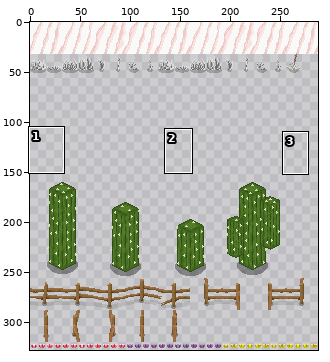
Sprite sheet: IdleCollector/Content/Textures/atlas.png. Above: a wide view before the commit, with the close-up outlined.
Close-up. As it was:
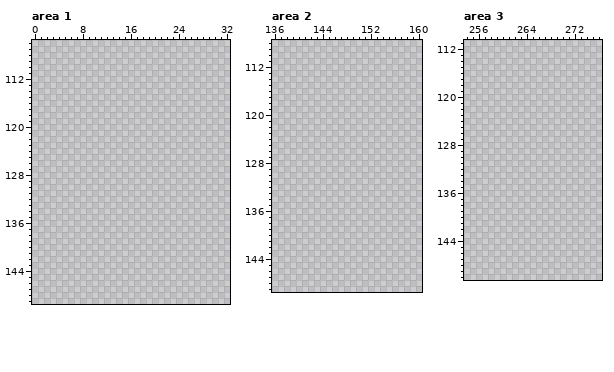
The file is 288x296 pixels. Colours within 5 levels of each other are drawn and written as one. Shown: area 1: x 0..32, y 106..149; area 2: x 136..160, y 108..149; area 3: x 254..276, y 111..150. The old version is drawn lined up with the new one. The commit also changed other parts of the picture, which this record leaves out.
Palette (. is transparent): 
Now the later version:
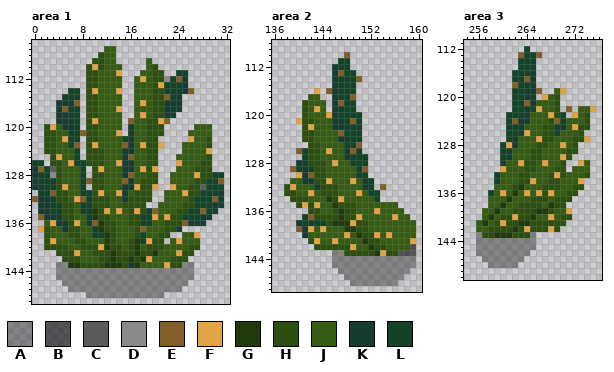
Colours new in this view: A #0000005b  B #00000096  C #5b5b5b  D #898989  E #825f29  F #e2a444  G #213a0c  H #2c4e0e  J #365c13  K #173d31  L #134429
Edits made:
canvas 288x296 -> 288x328; drawings rearranged on the sheet (the old picture shows each at its new place; 9 dropped ones are not shown)
Changed rows in their new state; - is an unchanged pixel.
Area 1:
first column x 0:
107 ------------JJ------------------
108 -----------HJJ------------------
109 ----------HHJJ-----J------------
110 ---------HFHJJJ----JH-----------
111 ---------HHJJJF---JJHH--LL------
112 ---------HHJJJJ--JFJHHDLEK------
113 ---------HHJJJJ--JJJHFLLLK------
114 ------LL-HFJJJF--JJJHHLLLKE-----
115 -----LLL-HHJJJJ--JJJHHELK-------
116 ----KKLE-HHJJJJ--JFJHHKKK-------
117 ----KELL-HHJJJF--JJJHHKKK-------
118 ----KKLL-HHJJJJ--JFJHHKK--------
119 ----KKKL-HFJJJJ-EJJHHFE---------
120 --HFJKKL-HHJJJJ-LJJHHH-----JJJ--
121 --HHJJKLEHHJJJF-KJJHHH----JJJJ--
122 --HHJFLL-HHJJJJLKJJHH-----FJJH--
123 --HHJJLE-HFJJJJEKJFHHF---JJJJH--
124 --HHJJJL-HHHJJJKKJJHH----JJJJF--
125 ---HFJJL-HHHJJJKEJJHH---JJJJJH--
126 LL-HHJFLLHHHJJFKKJJHH---FJJJHH--
127 KELCHJJJL-HFJJJKKJFHF---JJJHHH--
128 KLLDHJJJL-HHJJJKEJJHH--JJJJFHHLL
129 KLLLHJJJLEHHJJJEKJHHH--JJJJHHLLE
130 KKLLHFJJL-HHJJJKKFHHF--FJJHHCLLL
131 -KLEHHJJLLHFJJFKJHHH--JJJFHHLLLK
132 EKKLHHJFELHHHJJKHHHH--JJJJHLLLEK
133 -KKLLHHJLLHHHJJHHHH--JJJJHHLLLKK
134 -KKLLHHJLLGHFJFJHFHLEJJJHHLLELK-
135 -EKKKHHJJLGHHJJJHHLLFJFHHLLLKK--
136 --JFKKHFJLEGHHJJHHLLJJHHHEKKK---
137 -FHJJKHHJJLGHHJJJHEJJJHHK-------
138 --HJJJHHJJLLGHJJJHLJJHH--JJF----
139 --HFJJJHHJJJGHJJHGLFHH-JFJJJ----
140 --HHHHJJHHHFGHHJHGJHHHJJJJHH----
141 ----HHHFJJHHHGHHHGHHGJJJFHH-----
142 -----HHHJJJHHGHHGHGFJJJHHH------
143 ----AAGGHHHHGGGHKGJJJJFHHAA-----
144 ----AAAAAAAAAAAAAAAAAAAAAAA-----
145 ----AAAAAAAAAAAAAAAAAAAAAAA-----
146 -----AAAAAAAAAAAAAAAAAAAAA------
147 ------AAAAAAAAAAAAAAAAAAA-------
148 ---------AAAAAAAAAAAAA----------
Area 2:
first column x 138:
110 ----------E-----------
111 ---------LL-----------
112 --------KLL-----------
113 --------KELL----------
114 --------KLLLE---------
115 --------KLLL----------
116 -----F-EKLLL----------
117 ----JJ--KLLE----------
118 ---HJJJ-KELL----------
119 ---HJFJ-KLLL----------
120 ---HJJJFKLLLL---------
121 --FHHJJJKKLEL---------
122 ---HFJJJKKLLL---------
123 ---HHJJJJELLL---------
124 ---HHJJJJKLLL---------
125 ----HHJJJJLLE---------
126 --ELHHJFJJKEL---------
127 ---LHHJJJJKLLL--------
128 --KLHHHJFJJLLL--------
129 -EKKLHHJJJJJLE--------
130 --FKEHHJJJJJLL--------
131 -JJKKHHFJJJFJLL-------
132 HFJJJKHHHJJJJKL-E-----
133 HHJJFJHHHJJJFJLL------
134 -HHHJJJGHFJJJJJL------
135 --HFHFJJGHHHJJJJJJJ---
136 ----HHJJHGHHJJJFJJJJ--
137 ---LEHHHHGHHFJJJJJFJJ-
138 --KLLLLHGGGFHHJJJJJJJJ
139 --EKFJFJJJGGHHJJJJJJJJ
140 ---KJJJJJJFJGHHFJFJJJJ
141 ----HFJJFJJJJGHHJJJJJF
142 -----HHHHHHFJJGHHJJJJB
143 --------AAHHHHHGFHHBBB
144 --------AAAAAAAAAAAAAA
145 --------AAAAAAAAAAAAAA
146 ---------AAAAAAAAAAAA-
147 ----------AAAAAAAAAA--
148 -----------AAAAAAAA---
Area 3:
first column x 256:
112 --------L-----------
113 -------ELLE---------
114 -------LLK----------
115 -------LLK----------
116 ------LLLK----------
117 ------LLEK----------
118 ------ELLK----------
119 ------LLKKE--JF-----
120 ------LLKK-FJH------
121 ------LLEKJJJH------
122 ------LLKLFJJH-E-JJF
123 -----LLLKJJJFHL-FJH-
124 -----LEKKJJJHELJJJH-
125 -----LLKJJJHHLKJFHH-
126 -----LLKFJJHHKJJJH--
127 -----LKJJJFHHJJJHHF-
128 ----LFKJJJHHJJFJH---
129 ----LLJJJHHJJJJHH---
130 ----LKJJJHHJJJFH----
131 ----LJJFHHJFJJH--FJ-
132 ----FJJJHHJJJHH-JJJ-
133 ---LJJJHHJJJHFHJJJH-
134 ---LJJJHHFJJHHJJJF--
135 ---JJJHGJJJHHHJJHH--
136 --LJFJGJFJFHFJJHH---
137 --JJJGJJJHHHJHHH----
138 --JJGJJHHHHJGHH-----
139 -JJGJJHHHHGGHJJF----
140 -JGJHHFHHGJJFJHH----
141 JGJHFHHGGHHHHHH-----
142 JJHHHHGHFHHHFH------
143 AHHGGGHHHA----------
144 AAAAAAAAAA----------
145 AAAAAAAAAA----------
146 AAAAAAAAA-----------
147 -AAAAAAA------------
148 --AAAAA-------------
Pixel boxes of the changes (left, top, right, bottom) in both close-ups:
added: (32, 46, 224, 298)
added: (284, 52, 416, 286)
added: (476, 46, 596, 268)
